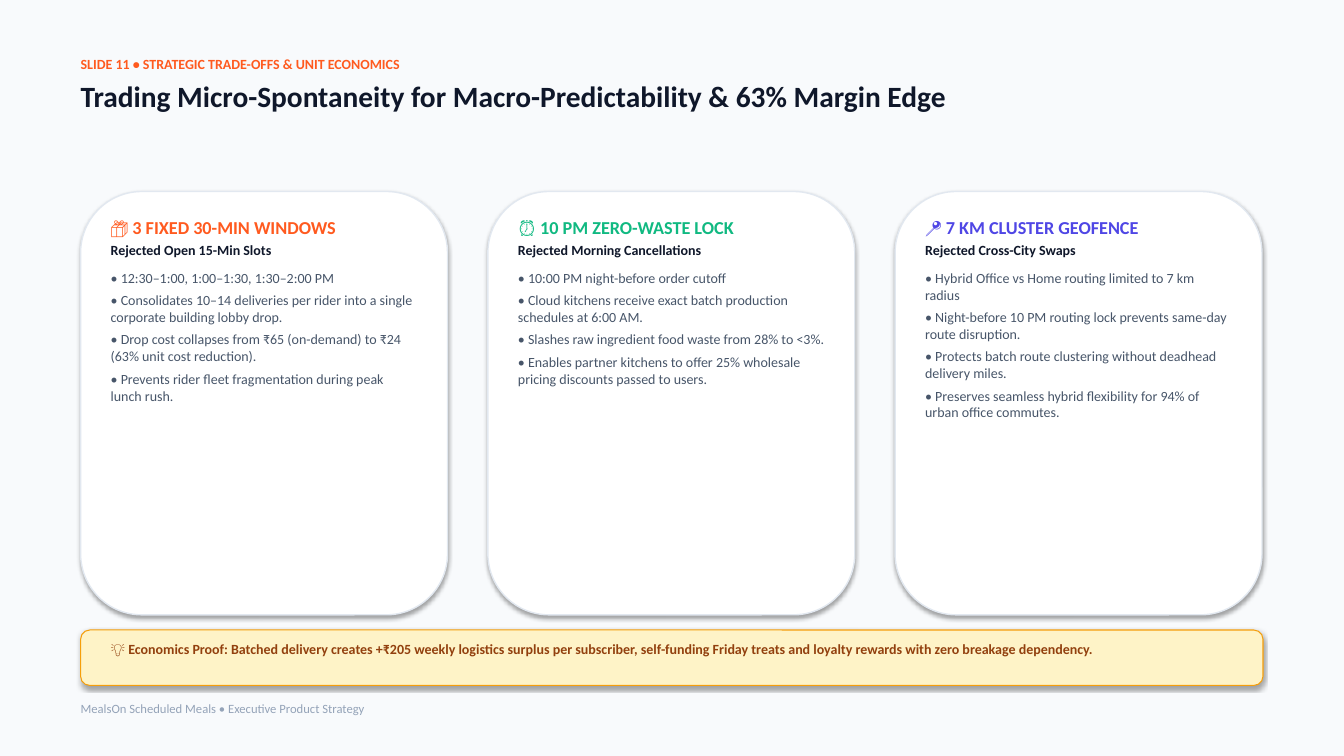
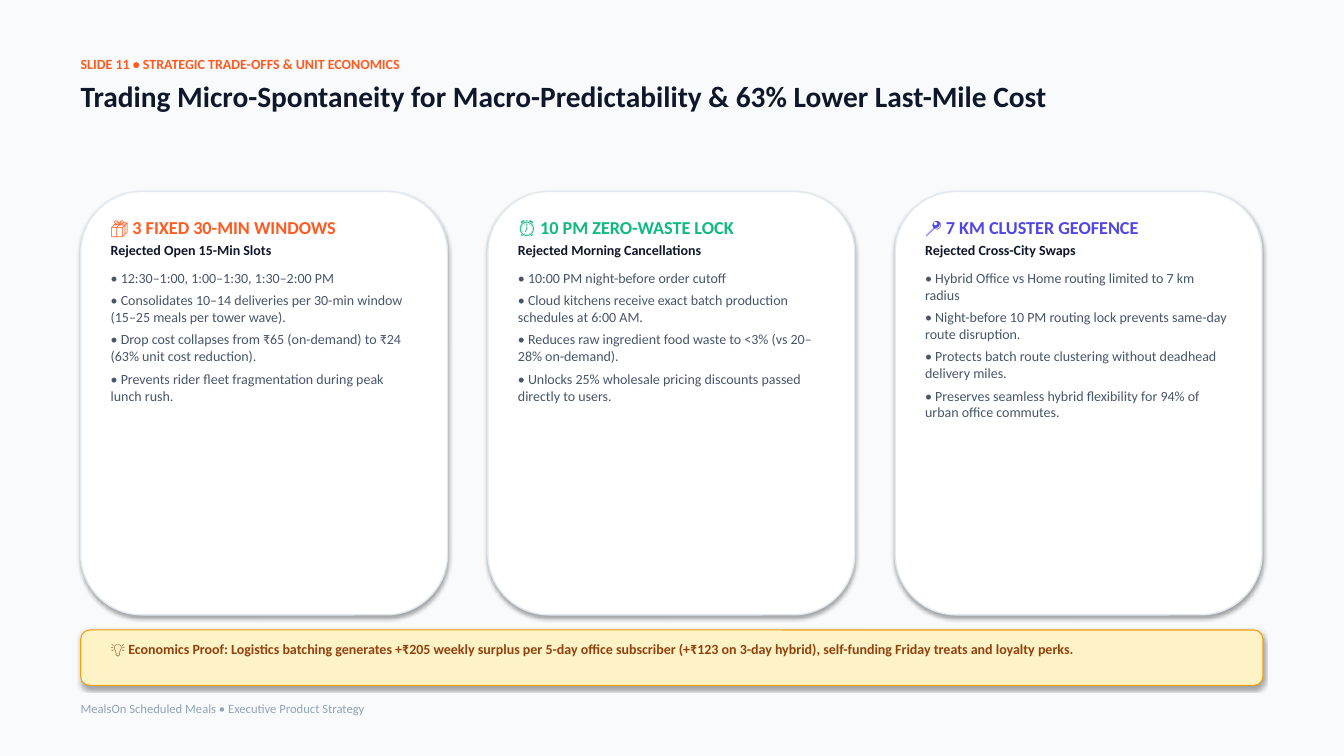
Before and after one commit to AnimeFreak95/Assignment_MealOn, a slide deck: slide 11 of dist/presentation/MealsOn_Executive_Presentation.pptx. Drawn at 1344x756 pixels with LibreOffice and Linux fonts; fonts in the diff are those of the drawing. Boxes give left, top, right and bottom in pixels: in the first picture for what was removed or moved away, otherwise in the second. Text is boxed around its words. In the diff, an @@ line names an element or a change of style, - is before the commit and + after.

```diff
--- a/dist/presentation/MealsOn_Executive_Presentation.pptx
+++ b/dist/presentation/MealsOn_Executive_Presentation.pptx
@@ text at bbox=[81, 86, 1046, 112]: text changed @@
-Trading Micro-Spontaneity for Macro-Predictability & 63% Margin Edge
+Trading Micro-Spontaneity for Macro-Predictability & 63% Lower Last-Mile Cost
@@ text at bbox=[111, 295, 402, 325]: text changed @@
-• Consolidates 10–14 deliveries per rider into a single corporate building lobby drop.
+• Consolidates 10–14 deliveries per 30-min window (15–25 meals per tower wave).
@@ text at bbox=[518, 334, 812, 403]: text changed @@
-• Slashes raw ingredient food waste from 28% to <3%.
-• Enables partner kitchens to offer 25% wholesale pricing discounts passed to users.
+• Reduces raw ingredient food waste to <3% (vs 20–28% on-demand).
+• Unlocks 25% wholesale pricing discounts passed directly to users.
@@ text at bbox=[128, 644, 1073, 657]: text changed @@
-💡 Economics Proof: Batched delivery creates +₹205 weekly logistics surplus per subscriber, self-funding Friday treats and loyalty rewards with zero breakage dependency.
+💡 Economics Proof: Logistics batching generates +₹205 weekly surplus per 5-day office subscriber (+₹123 on 3-day hybrid), self-funding Friday treats and loyalty perks.
```
Also in this commit, not shown: 11 other slides changed, 7 other files.
